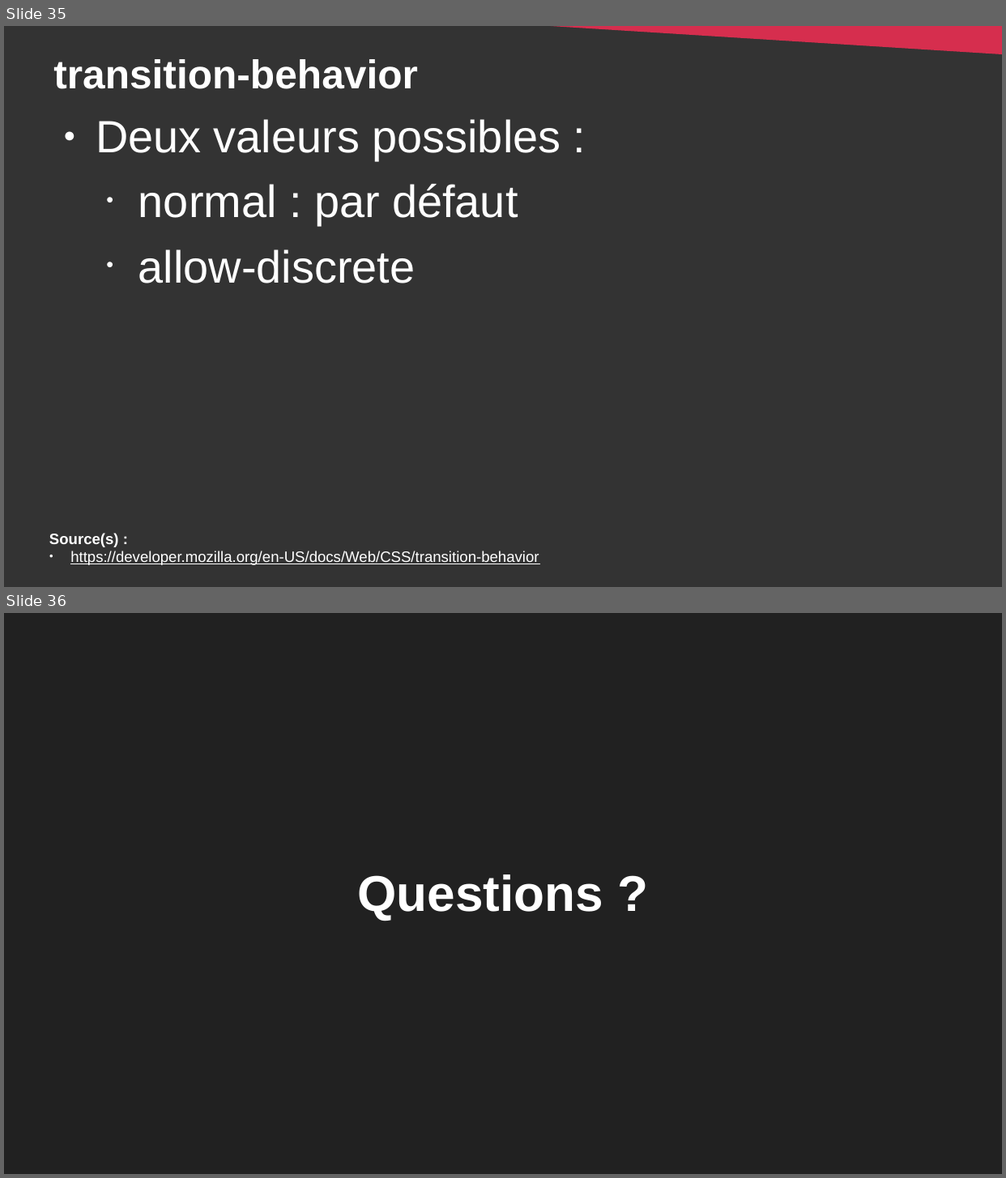
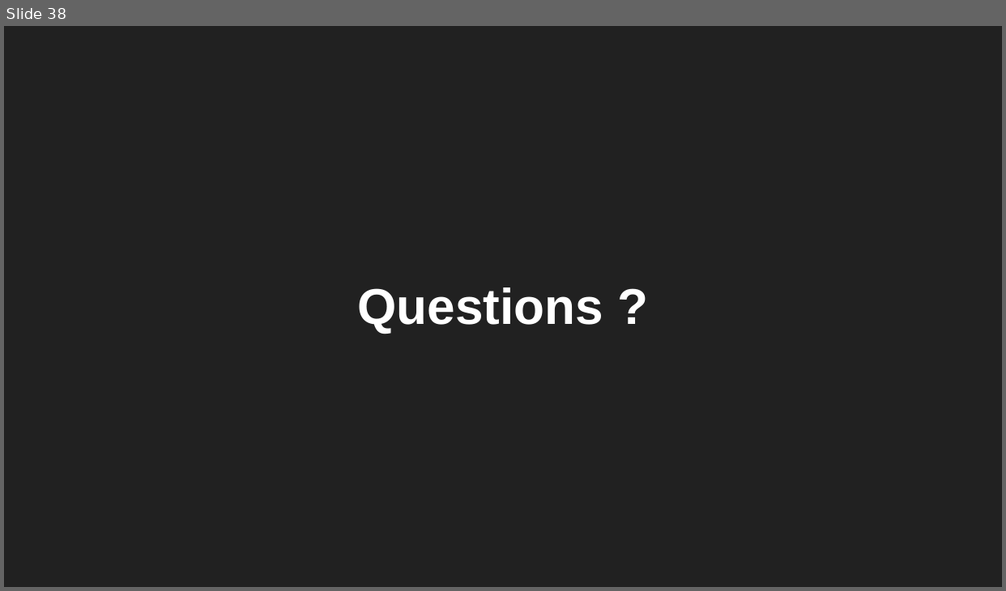
Before and after one commit to DanYellow/cours, a slide deck: integration-web-s2/travaux-pratiques/numero-2/presentation.odp. Shown one above the other, each under a label of ours: slides 35 and 36 before the commit, slide 38 after it. The pictures are 1006x1178 and 1006x591 pixels, drawn with LibreOffice and Linux fonts; fonts in the diff are those of the drawing. Boxes give left, top, right and bottom in pixels: in the first picture for what was removed or moved away, otherwise in the second. Text is boxed around its words. In the diff, an @@ line names an element or a change of style, - is before the commit and + after.

```diff
--- a/integration-web-s2/travaux-pratiques/numero-2/presentation.odp
+++ b/integration-web-s2/travaux-pratiques/numero-2/presentation.odp
@@ slide 35 removed at box(4, 26, 1002, 587), background #333333 @@
@@ right triangle removed at box(488, 26, 1002, 55) @@
@@ title removed at box(53, 59, 418, 89) @@
-transition-behavior
@@ text removed at box(96, 119, 561, 284) @@
-● Deux valeurs possibles :
-  • normal : par défaut
-  • allow-discrete
@@ text removed at box(49, 533, 539, 565) @@
-Source(s) :
-● https://developer.mozilla.org/en-US/docs/Web/CSS/transition-behavior
@@ what was slide 36 is now slide 38 @@
```
Also in this commit, not shown: 3 slides changed, 3 slides added, 3 other files.
